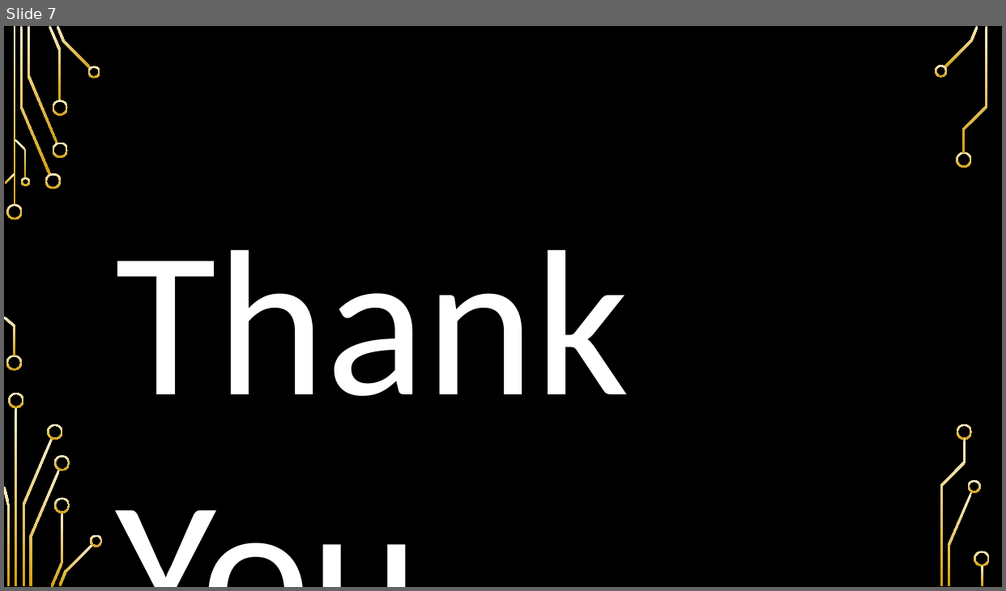
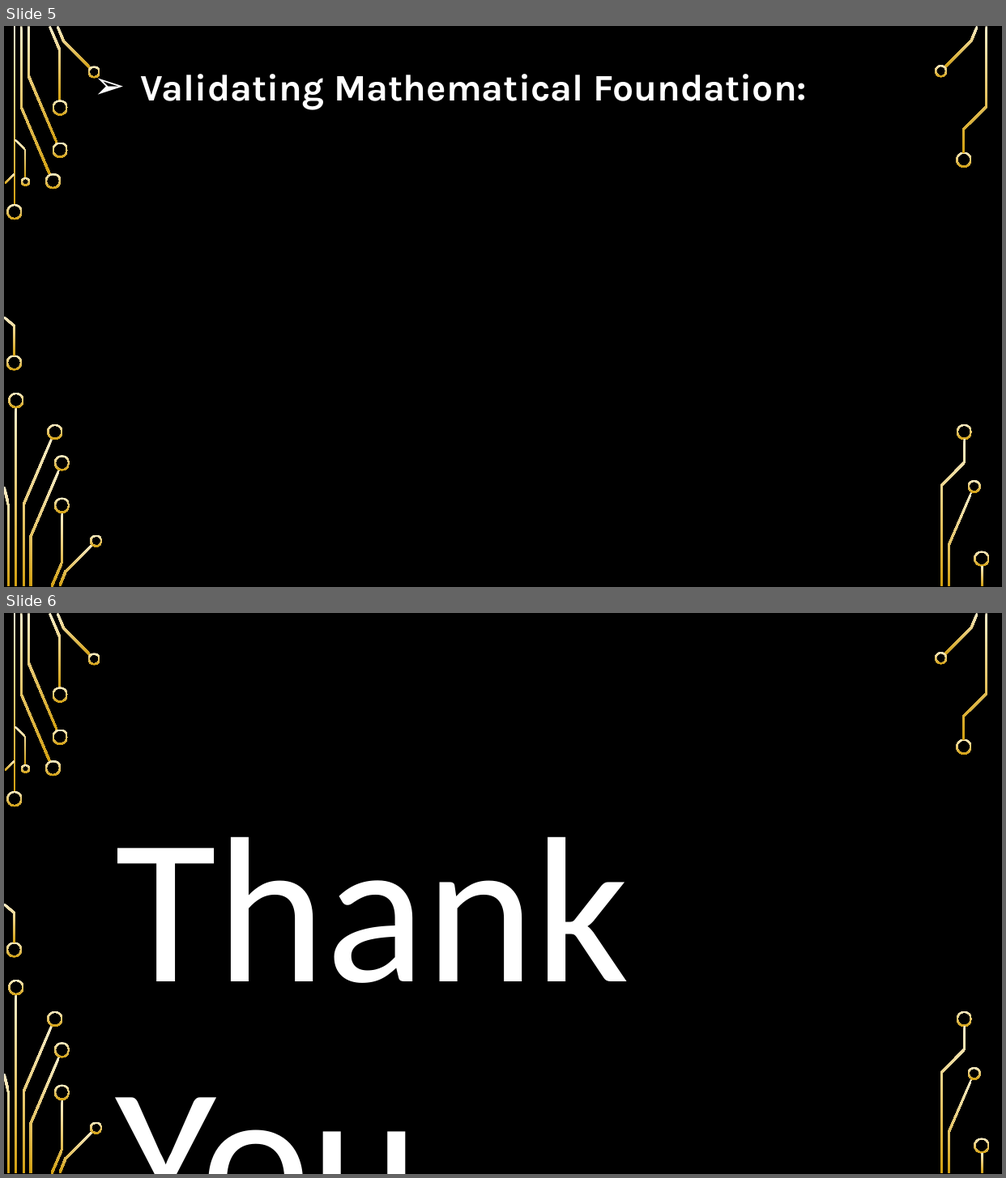
Before and after one commit to biswajit-github-2022/RKMVERI_2ND, a slide deck: class/ML/ML_project/ml_project_proposal_uddalak_mukherjee_biswajit_rana/ML_Project_Update.pptx. Shown one above the other, each under a label of ours: slide 7 before the commit, slides 5 and 6 after it. The pictures are 1006x591 and 1006x1178 pixels, drawn with LibreOffice and Linux fonts; fonts in the diff are those of the drawing; background and template pictures are left out. Boxes give left, top, right and bottom in pixels: in the first picture for what was removed or moved away, otherwise in the second. Text is boxed around its words. In the diff, an @@ line names an element or a change of style, - is before the commit and + after.

```diff
--- a/class/ML/ML_project/ml_project_proposal_uddalak_mukherjee_biswajit_rana/ML_Project_Update.pptx
+++ b/class/ML/ML_project/ml_project_proposal_uddalak_mukherjee_biswajit_rana/ML_Project_Update.pptx
@@ slide 5 added at (4,26,1002,587), background picture (left out); not listed: 36 template elements that a slide beside it also shows @@
@@ text added at (141,74,808,109), 36 pt, text #FFFFFF, bold @@
+➢ Validating Mathematical Foundation:
@@ what was slide 7 is now slide 6 @@
```
Also in this commit, not shown: 1 slide changed, 1 other slide added, 3 slides removed.
